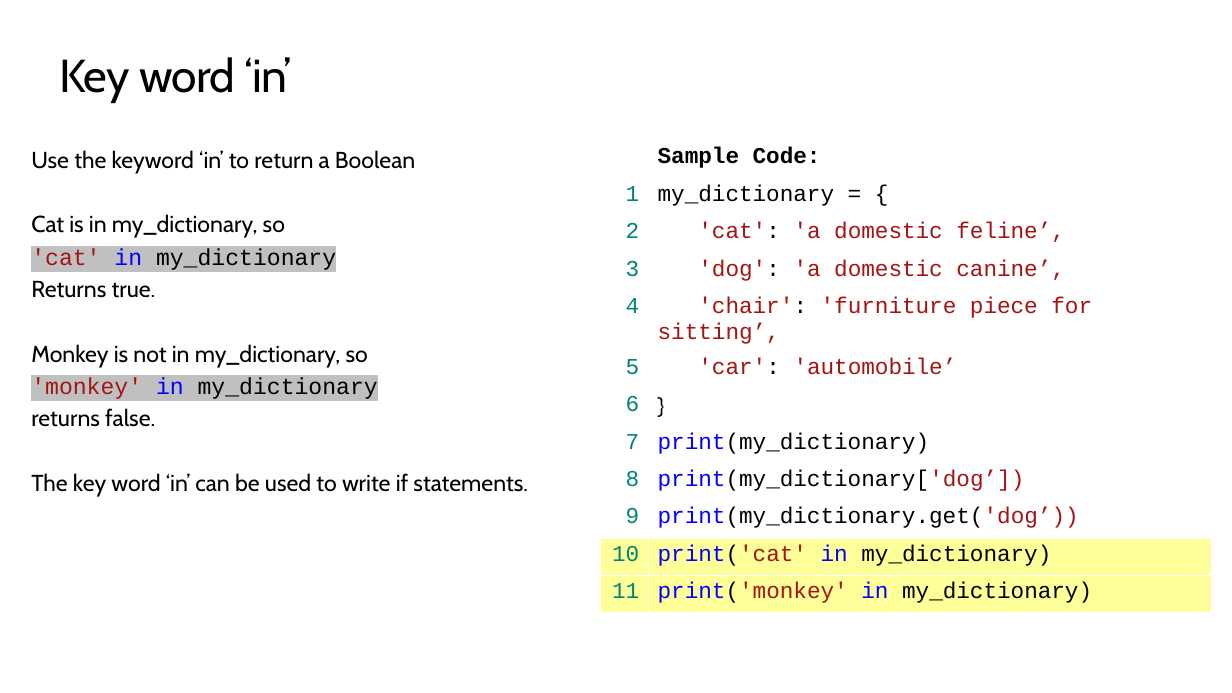
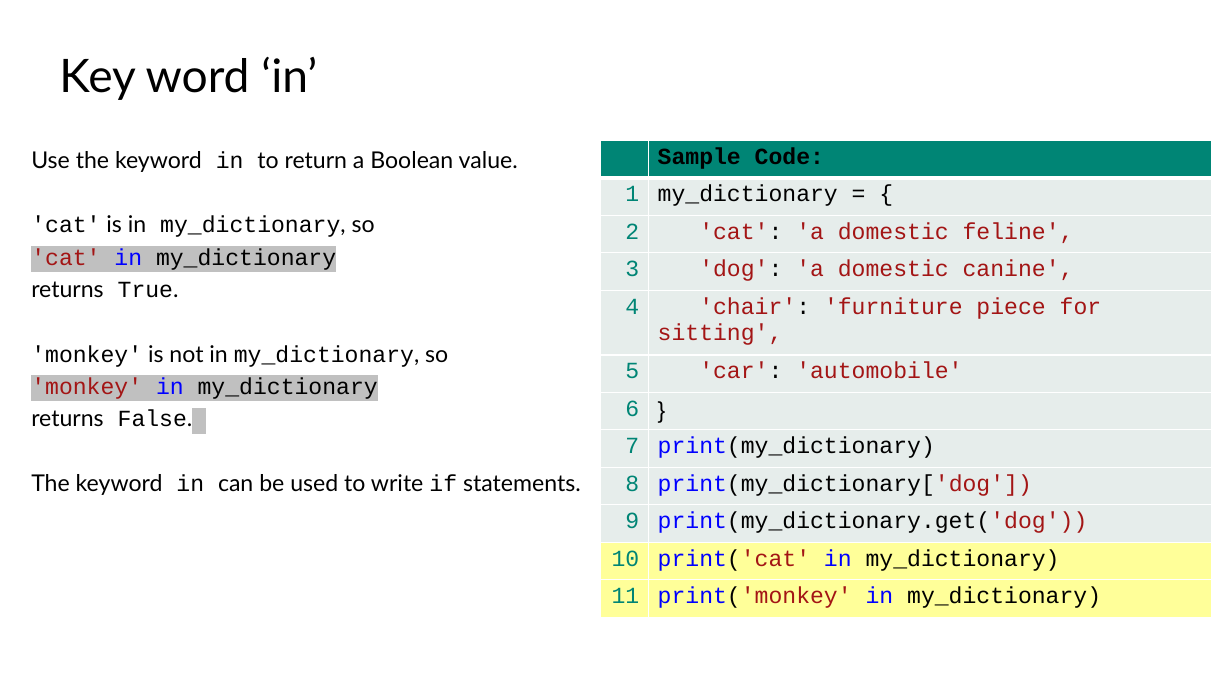
Before and after one commit to TEALSK12/2nd-semester-introduction-to-computer-science, a slide deck: slide 8 of units/6_unit/slidedecks/Intro Python 6.01 TEALS.pptx. Drawn at 1232x693 pixels with LibreOffice and Linux fonts; fonts in the diff are those of the drawing; background and template pictures are left out. Boxes give left, top, right and bottom in pixels: in the first picture for what was removed or moved away, otherwise in the second. Text is boxed around its words. In the diff, an @@ line names an element or a change of style, - is before the commit and + after.

```diff
--- a/units/6_unit/slidedecks/Intro Python 6.01 TEALS.pptx
+++ b/units/6_unit/slidedecks/Intro Python 6.01 TEALS.pptx
@@ title "Key word ‘in’" at bbox=[59, 57, 317, 100]: font Cabin to Lato, letter spacing -0.5 to 0 pt @@
@@ table at bbox=[601, 140, 1212, 612] @@
-row 3, column 2: 'cat': 'a domestic feline’,
+row 3, column 2: 'cat': 'a domestic feline',
-row 4, column 2: 'dog': 'a domestic canine’,
+row 4, column 2: 'dog': 'a domestic canine',
-row 5, column 2: 'chair': 'furniture piece for sitting’,
+row 5, column 2: 'chair': 'furniture piece for sitting',
-row 6, column 2: 'car': 'automobile’
+row 6, column 2: 'car': 'automobile'
-row 9, column 2: print(my_dictionary['dog’])
+row 9, column 2: print(my_dictionary['dog'])
-row 10, column 2: print(my_dictionary.get('dog’))
+row 10, column 2: print(my_dictionary.get('dog'))
@@ fill none to #008575 in row 1 @@
@@ fill none to #E6EDEB in 18 cells @@
@@ size 17.6 to 18 pt in "Sample Code:", "1", "my_dictionary = {", "2" and 13 more places @@
@@ font Cabin to Arial in "}" @@
@@ text at bbox=[31, 151, 518, 237]: text changed; font Cabin to Lato @@
-Use the keyword ‘in’ to return a Boolean
-Cat is in my_dictionary, so
+Use the keyword in to return a Boolean value.
+'cat' is in my_dictionary, so
@@ text at bbox=[31, 281, 448, 367]: text changed; font Cabin to Courier New @@
-Returns true.
-Monkey is not in my_dictionary, so
+returns True.
+'monkey' is not in my_dictionary, so
@@ text at bbox=[31, 410, 581, 495]: text changed; font Cabin to Lato @@
-returns false.
-The key word ‘in’ can be used to write if statements.
+returns False.
+The keyword in can be used to write if statements.
```
Also in this commit, not shown: 9 other slides changed, 21 other files.
